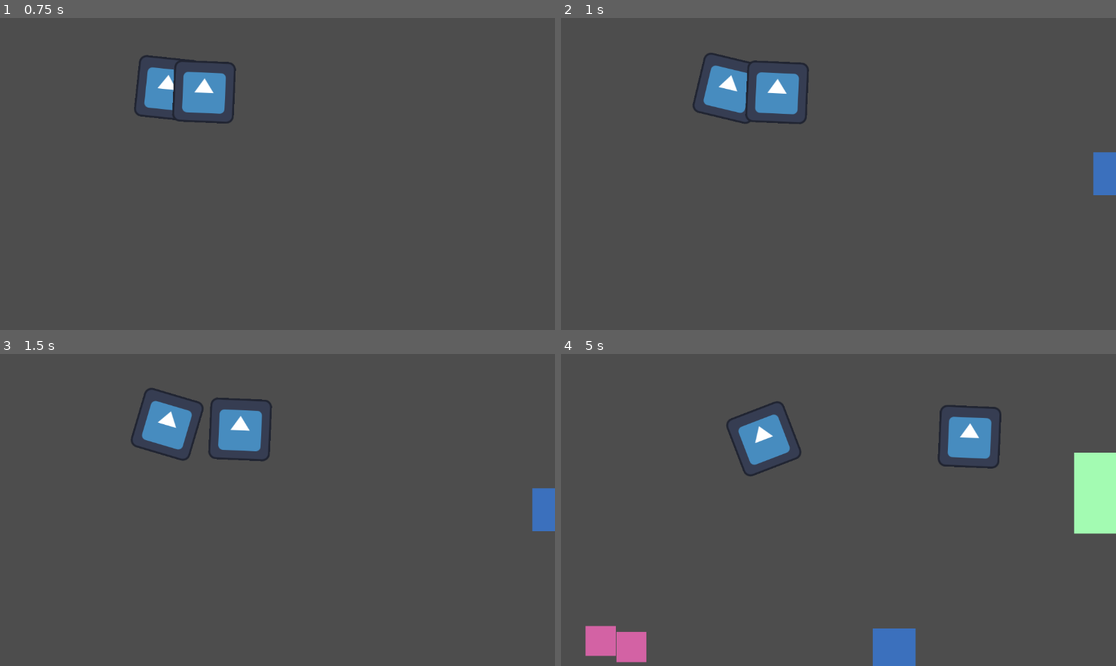
Above: before the commit, frames 1-4 (two rows, left to right).
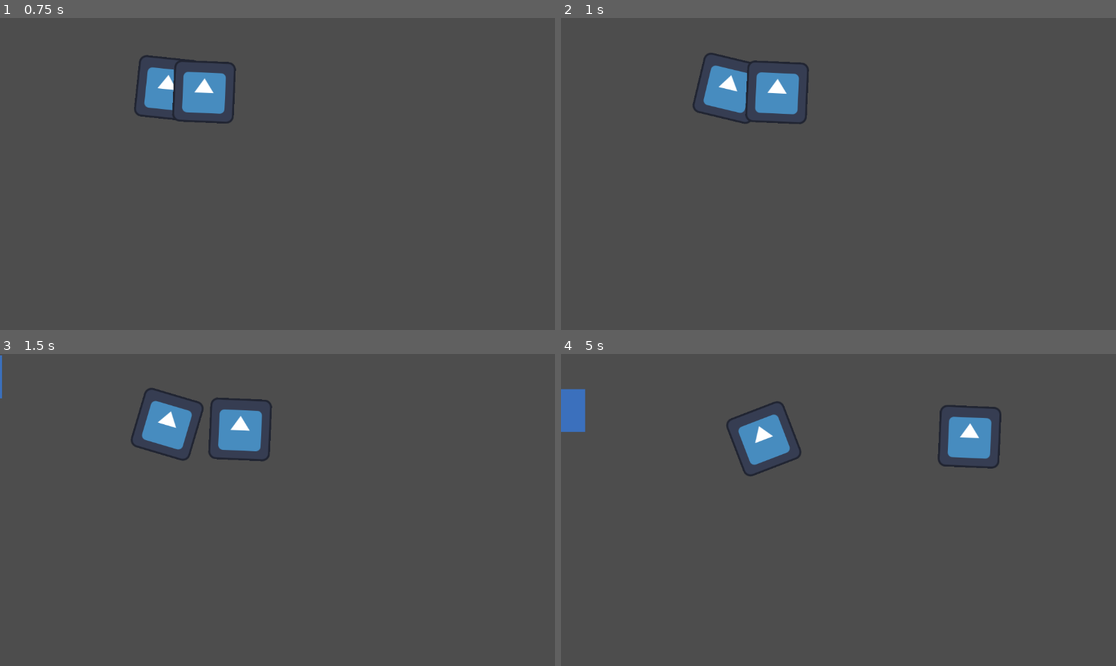
Above: after the commit, the same moments.

Repository: Cmanatron/FishRoguelike
Game: Godot game, scene res://Levels/TestLevel.tscn
Two runs of this game, one before a commit and one after it. Both use one fixed random seed, a clock stepped at 60 frames per second and the inputs below. The engine's default icon, where the game draws it, is replaced by a stand-in: a white triangle on a blue panel in a dark square.
Inputs (mouse positions are in pixels of both pictures, inside the frame that each line leads up to):
- Up to frame 1 (0.75 s): tap Enter at 0.5 s; move the mouse to (399, 158) at 0.52 s; hold D (right) from 0.53 s (still down); tap Right (shootA) at 0.6 s
- Up to frame 2 (1 s): keep holding D (right)
- Up to frame 3 (1.5 s): move the mouse to (166, 525) at 1.27 s; release D (right) at 1.28 s; hold A (left) from 1.28 s (still down); tap Down (shootB) at 1.35 s
- Up to frame 4 (5 s): move the mouse to (894, 441) at 2.02 s; release A (left) at 2.03 s; hold D (right) 2.03-2.78 s; tap one key every 0.75 s from 2.1 s: Left (shootC) Right (shootA) Down (shootB) Left (shootC); move the mouse to (810, 572) at 2.77 s; hold W (up) 2.78-3.53 s; move the mouse to (1005, 556) at 3.52 s; hold A (left) from 3.53 s (still down); move the mouse to (672, 463) at 4.27 s

Frame 1 is identical in both runs. In frame 2, 0.6% of the frame differs, in the area x 95-100%, y 42-57%; in frame 3, 0.6%; in frame 4, 4.6%, in the area x 0-100%, y 11-100%.

Commit message:
timer adjustments

Diff:
--- a/Levels/TestLevel.tscn
+++ b/Levels/TestLevel.tscn
@@ -42,6 +42,7 @@
 scale = Vector2(-243.88643, 8.299123)
 
 [node name="enemSpawn" type="Timer" parent="." unique_id=1460481805]
+wait_time = 10.0
 autostart = true
 
 [node name="Path2D" type="Path2D" parent="." unique_id=1451539812]
--- a/fish/fish_move.gd
+++ b/fish/fish_move.gd
@@ -71,6 +71,7 @@
 		dropped.position.x = $CollisionShape2D.global_position.x
 		dropped.position.y = $CollisionShape2D.global_position.y
 		get_tree().root.add_child(dropped)
+		Global.multiplier += 0.2
 		queue_free()
 
 
--- a/fish/fsih.tscn
+++ b/fish/fsih.tscn
@@ -35,6 +35,7 @@
 polygon = PackedVector2Array(0.93631744, 4.058426, 4.4844646, 3.2665381, 5.2729416, 0.49493003, 5.667181, -1.4352969, 4 …(223 unchanged characters)…
 
 [node name="spawnTime" type="Timer" parent="." unique_id=1542247256]
+wait_time = 8.354
 
 [connection signal="timeout" from="CharacterBody2D/Timer" to="CharacterBody2D" method="_on_timer_timeout"]
 [connection signal="area_entered" from="CharacterBody2D/Area2D" to="CharacterBody2D" method="_on_area_2d_area_entered"]
--- a/global.gd
+++ b/global.gd
@@ -1,6 +1,7 @@
 extends Node
 
 var level = 1
+var multiplier = 1
 
 # Called when the node enters the scene tree for the first time.
 func _ready() -> void:
--- a/mainFish.gd
+++ b/mainFish.gd
@@ -4,17 +4,20 @@
 
 @onready var spawnPath = $Path2D/PathFollow2D
 
+@onready var enem = enemScene.instantiate()
 
-#func _ready():
-	#$enemSpawn.wait_time = randf_range(2.0, 3.0)
-	#$enemSpawn.start()
+func _ready():
+	enem = enemScene.instantiate()
+	get_tree().current_scene.add_child(enem)
 
 
-
+func _process(delta):
+	$enemSpawn.wait_time -= 0.0000001 * Global.multiplier
+	print ($enemSpawn.wait_time)
 
 func _on_enem_spawn_timeout():
 	#Creates enemy
-	var enem = enemScene.instantiate()
+	enem = enemScene.instantiate()
 	spawnPath.progress_ratio = randf()
 	enem.global_position = spawnPath.global_position
 
